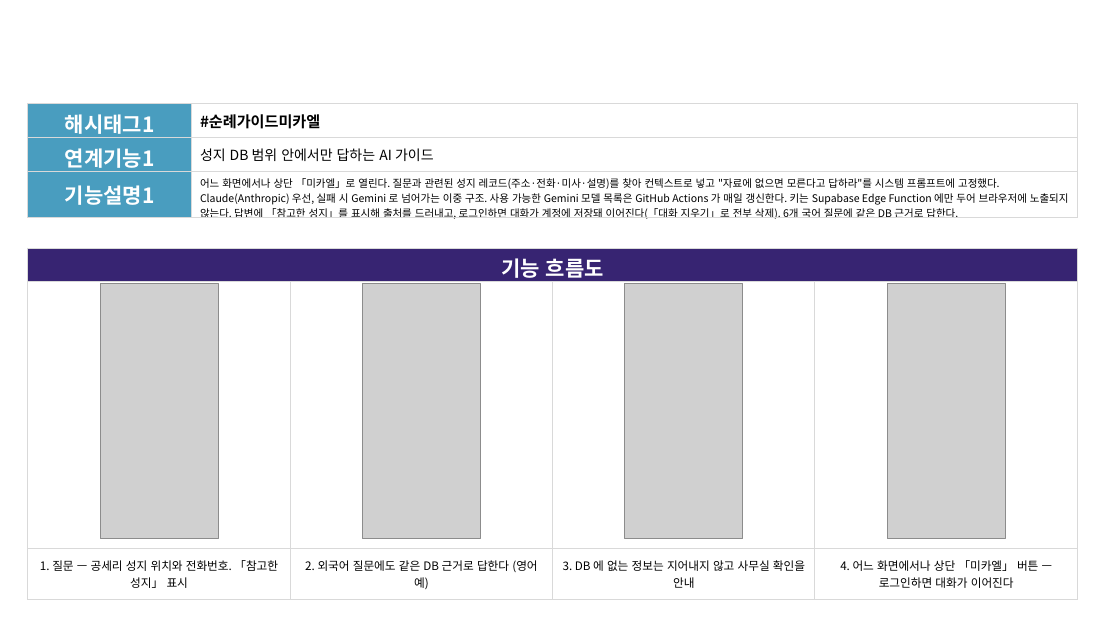
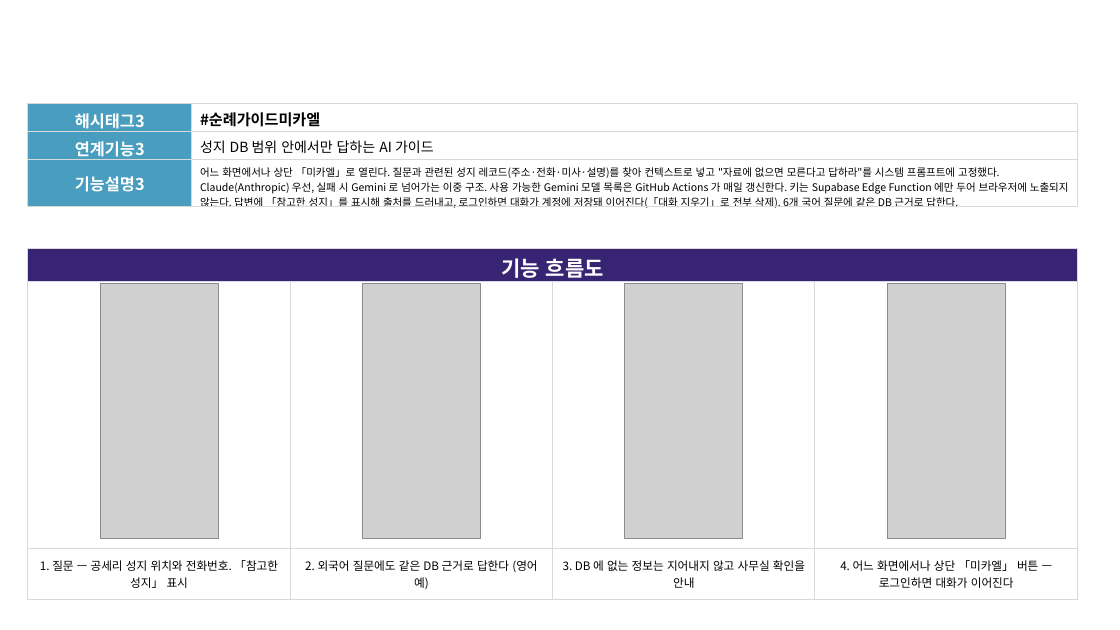
Before and after one commit to linkcontent7-huisun/visitholykorea, a slide deck: slide 7 of docs/10-product/공모전/원본-공모전제출/기능설명서_2026-09-21.pptx. Drawn at 1120x630 pixels with LibreOffice and Linux fonts; fonts in the diff are those of the drawing; grey boxes stand for pictures; background and template pictures are left out. Boxes give left, top, right and bottom in pixels: in the first picture for what was removed or moved away, otherwise in the second. Text is boxed around its words. In the diff, an @@ line names an element or a change of style, - is before the commit and + after.

```diff
--- a/docs/10-product/공모전/원본-공모전제출/기능설명서_2026-09-21.pptx
+++ b/docs/10-product/공모전/원본-공모전제출/기능설명서_2026-09-21.pptx
@@ table at (x1=28, y1=104, x2=1078, y2=230) @@
-row 1, column 1: 해시태그1
+row 1, column 1: 해시태그3
-row 2, column 1: 연계기능1
+row 2, column 1: 연계기능3
-row 3, column 1: 기능설명1
+row 3, column 1: 기능설명3
```
Also in this commit, not shown: 6 other slides changed, 5 other files.
